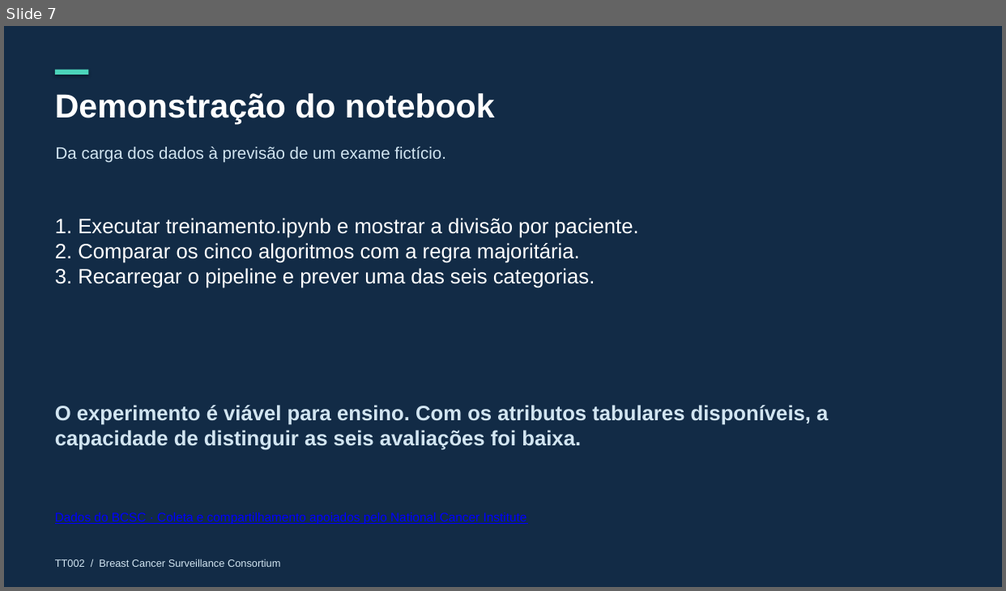
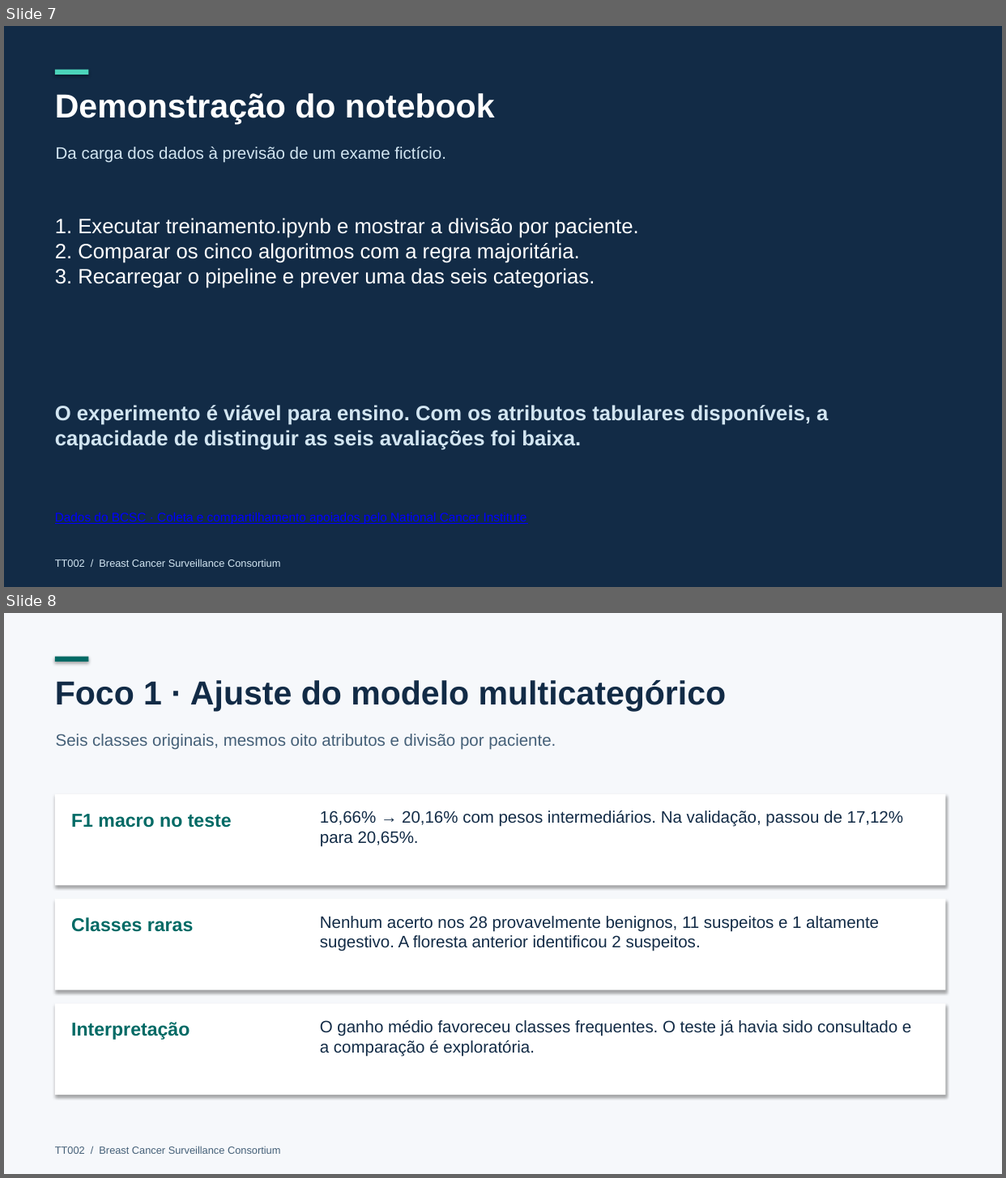
Before and after one commit to arthurMalveste/Breast-Cancer-Analysis-and-Classification, a slide deck: apresentacao/Parte_2_Avaliacao_do_Radiologista.pptx. Shown one above the other, each under a label of ours: slide 7 before the commit, slides 7 and 8 after it. The pictures are 1006x591 and 1006x1178 pixels, drawn with LibreOffice and Linux fonts; fonts in the diff are those of the drawing. Boxes give left, top, right and bottom in pixels: in the first picture for what was removed or moved away, otherwise in the second. Text is boxed around its words. In the diff, an @@ line names an element or a change of style, - is before the commit and + after.

Commit message:
Compara o ajuste multicategórico e o diagnóstico em até um ano

```diff
--- a/apresentacao/Parte_2_Avaliacao_do_Radiologista.pptx
+++ b/apresentacao/Parte_2_Avaliacao_do_Radiologista.pptx
@@ slide 8 added at <box>4,613,1002,1174</box>, background #FFFFFF @@
@@ rectangle added at <box>4,613,1002,1174</box>, fill #F6F8FB @@
@@ rectangle added at <box>55,657,88,662</box>, fill #006A65 @@
@@ text added at <box>55,680,727,711</box>, 32 pt, text #122B46, bold @@
+Foco 1 · Ajuste do modelo multicategórico
@@ text added at <box>56,734,556,750</box>, 16 pt, text #456078 @@
+Seis classes originais, mesmos oito atributos e divisão por paciente.
@@ rectangle added at <box>55,794,946,885</box>, fill #FFFFFF @@
@@ text added at <box>71,814,232,828</box>, 18 pt, text #006A65, bold @@
+F1 macro no teste
@@ text added at <box>320,811,903,847</box>, 16 pt, text #122B46 @@
+16,66% → 20,16% com pesos intermediários. Na validação, passou de 17,12% para 20,65%.
@@ rectangle added at <box>55,899,946,990</box>, fill #FFFFFF @@
@@ text added at <box>71,918,194,932</box>, 18 pt, text #006A65, bold @@
+Classes raras
@@ text added at <box>320,916,879,952</box>, 16 pt, text #122B46 @@
+Nenhum acerto nos 28 provavelmente benignos, 11 suspeitos e 1 altamente sugestivo. A floresta anterior identificou 2 suspeitos.
@@ rectangle added at <box>55,1003,946,1095</box>, fill #FFFFFF @@
@@ text added at <box>71,1022,189,1040</box>, 18 pt, text #006A65, bold @@
+Interpretação
@@ text added at <box>320,1020,911,1057</box>, 16 pt, text #122B46 @@
+O ganho médio favoreceu classes frequentes. O teste já havia sido consultado e a comparação é exploratória.
@@ text added at <box>55,1146,280,1154</box>, 10 pt, text #456078 @@
+TT002 / Breast Cancer Surveillance Consortium
```
Also in this commit, not shown: 1 slide changed, 1 other slide added, 4 other files.
